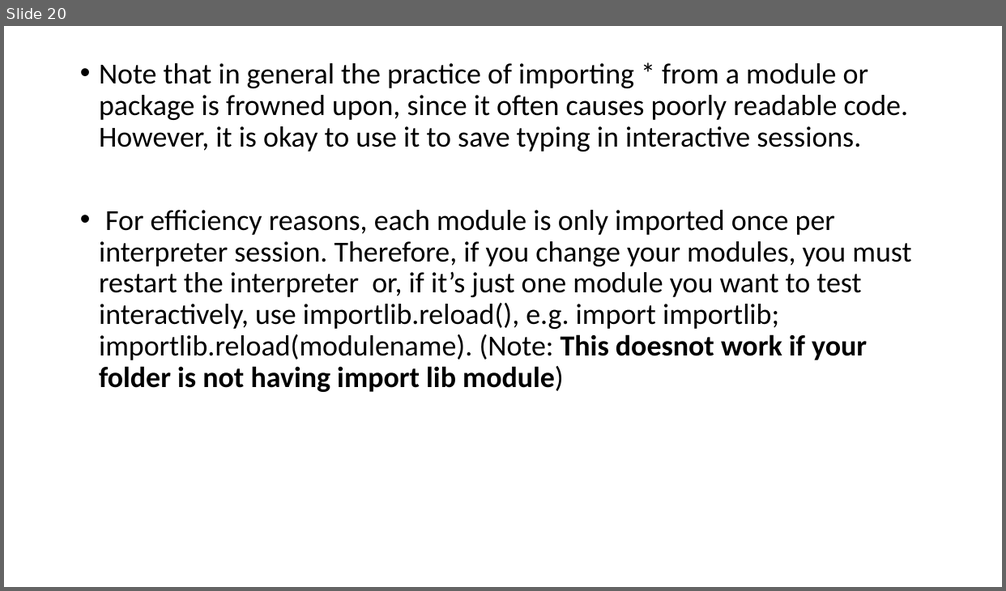
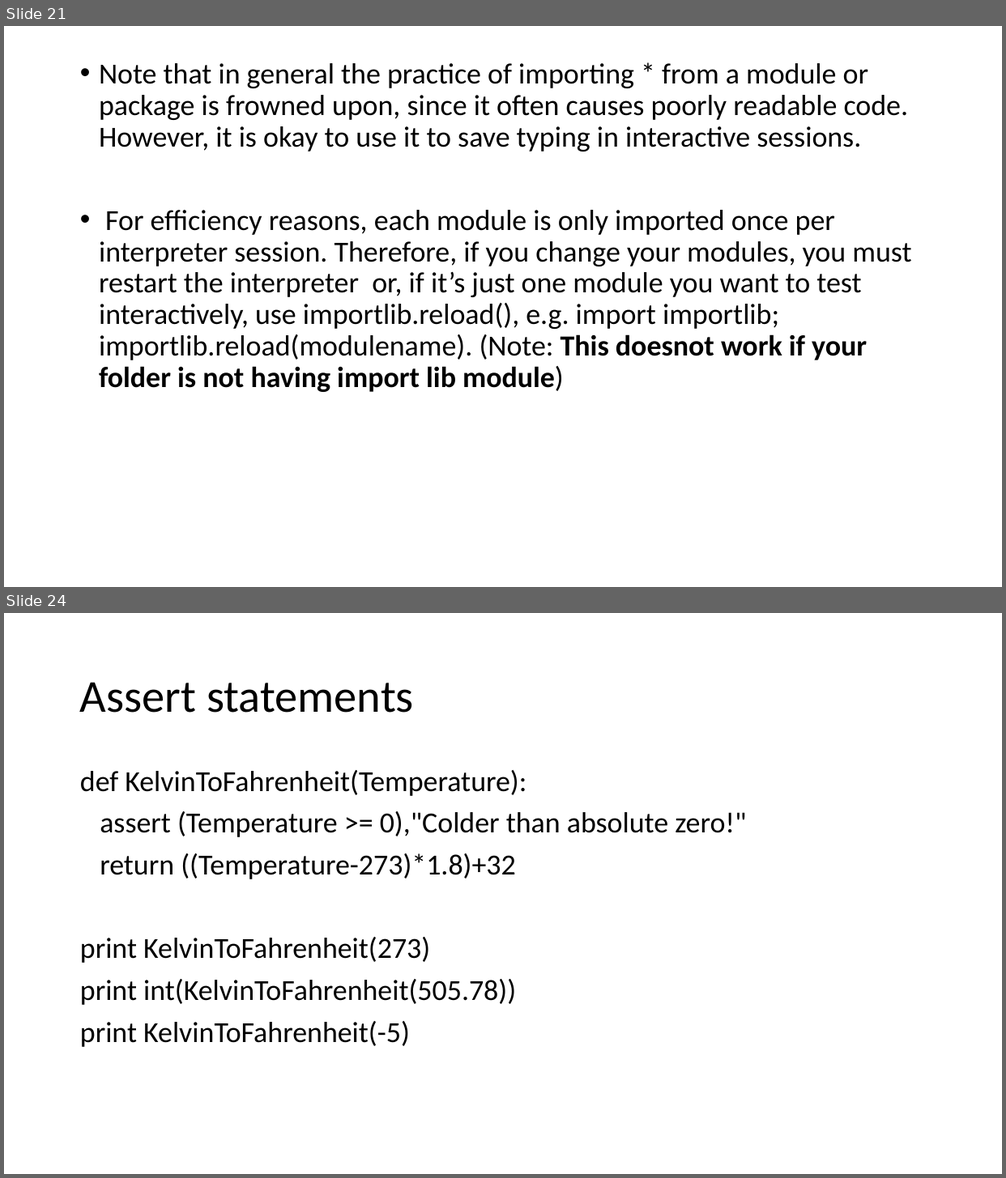
Before and after one commit to harry1180/python_basics, a slide deck: Python Basics Cntd.pptx. Shown one above the other, each under a label of ours: slide 20 before the commit, slides 21 and 24 after it; the slides between them are not shown. The pictures are 1006x591 and 1006x1178 pixels, drawn with LibreOffice and Linux fonts; fonts in the diff are those of the drawing. Boxes give left, top, right and bottom in pixels: in the first picture for what was removed or moved away, otherwise in the second. Text is boxed around its words. In the diff, an @@ line names an element or a change of style, - is before the commit and + after.

```diff
--- a/Python Basics Cntd.pptx
+++ b/Python Basics Cntd.pptx
@@ slide 24 added at <box>4,613,1002,1174</box>, background #FFFFFF @@
@@ title added at <box>80,682,414,713</box>, 44 pt, text #000000 @@
+Assert statements
@@ text added at <box>80,770,746,1047</box>, 28 pt, text #000000 @@
+def KelvinToFahrenheit(Temperature):
+assert (Temperature >= 0),"Colder than absolute zero!"
+return ((Temperature-273)*1.8)+32
+print KelvinToFahrenheit(273)
+print int(KelvinToFahrenheit(505.78))
+print KelvinToFahrenheit(-5)
@@ what was slide 20 is now slide 21 @@
```
Also in this commit, not shown: 1 slide changed, 7 other slides added, 7 other files.
